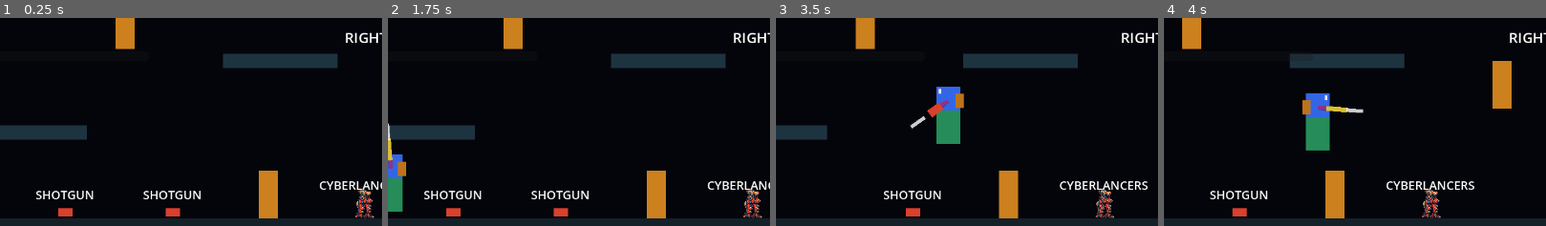
Above: before the commit, frames 1-4 (left to right).
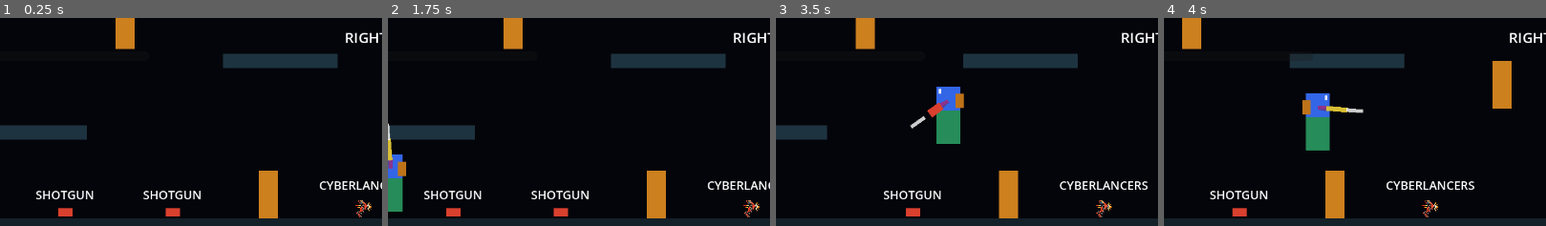
Above: after the commit, the same moments.

Repository: Blackpoint133/Project_PG
Game: Godot game, scene res://scenes/main.tscn
Same seed, same stepped clock (60 frames per second), same inputs: the game is played once before the commit and once after it.
Inputs (mouse positions are % of the whole screen's width and height, from its top left):
- Up to frame 1 (0.25 s): no input
- Up to frame 2 (1.75 s): tap Enter at 0.5 s; move the mouse to (72, 43) at 0.52 s; hold Ctrl (crouch) 0.53-1.28 s; hold D (move_right) from 0.53 s (still down); tap Space (jump) at 0.77, 1.52 s; move the mouse to (30, 54) at 1.27 s; click (30, 54) at 1.35 s
- Up to frame 3 (3.5 s): move the mouse to (60, 26) at 2.02 s; release D (move_right) at 2.03 s; hold Q (left_arm_ability) 2.03-2.78 s; tap F (interact) at 2.1 s; tap Space (jump) at 2.75, 3.02 s; move the mouse to (45, 69) at 2.77 s; hold D (move_right) from 2.78 s (still down); tap C (leg_ability) at 2.85 s
- Up to frame 4 (4 s): keep holding D (move_right); move the mouse to (80, 64) at 3.52 s; tap 1 (weapon_1) at 3.6 s; tap Space (jump) at 3.77 s
The pictures show only the part of the screen within x 30-80%, y 38-88%; the shares and areas given below are measured in that part.

The runs differ from the first frame. In frame 1, 0.4% of the frame differs, in the area x 93-98%, y 82-97%; in frame 2, 0.4%; in frame 3, 0.4%, in the area x 83-89%, y 82-97%; in frame 4, 0.4%.

Commit message:
feat: add Cyberlancers pickup and HUD icon

Diff:
--- a/Game/resources/equipment/knee_dash_legs.tres
+++ b/Game/resources/equipment/knee_dash_legs.tres
@@ -1,12 +1,14 @@
-[gd_resource type="Resource" script_class="LegDefinition" load_steps=4 format=3]
+[gd_resource type="Resource" script_class="LegDefinition" load_steps=5 format=3]
 
 [ext_resource type="Script" path="res://scripts/equipment/leg_definition.gd" id="1_definition"]
 [ext_resource type="PackedScene" path="res://scenes/player/modules/cyberlancers_legs.tscn" id="2_visual"]
 [ext_resource type="Resource" path="res://resources/equipment/knee_dash_ability.tres" id="3_ability"]
+[ext_resource type="Texture2D" path="res://assets/sprites/equipment/legs/cyberlancers/cyberlancers_knee_strike_icon_32x32.png" id="4_icon"]
 
 [resource]
 script = ExtResource("1_definition")
 equipment_id = "knee_dash_legs"
 display_name = "CYBERLANCERS"
 held_visual_scene = ExtResource("2_visual")
+icon_texture = ExtResource("4_icon")
 ability_definition = ExtResource("3_ability")
--- a/Game/scenes/equipment/world_leg_pickup.tscn
+++ b/Game/scenes/equipment/world_leg_pickup.tscn
@@ -16,6 +16,10 @@
 
 [node name="WorldVisualSlot" type="Node2D" parent="."]
 
+[node name="IconVisual" type="Sprite2D" parent="."]
+texture_filter = 1
+position = Vector2(0, -16)
+
 [node name="LegLabel" type="Label" parent="."]
 offset_left = -100.0
 offset_top = -70.0
--- a/Game/scenes/hud.tscn
+++ b/Game/scenes/hud.tscn
@@ -1,6 +1,18 @@
-[gd_scene load_steps=2 format=3]
+[gd_scene load_steps=3 format=3]
 
 [ext_resource type="Script" path="res://scripts/hud.gd" id="1_hud"]
+
+[sub_resource type="StyleBoxFlat" id="StyleBoxFlat_leg_icon_frame"]
+bg_color = Color(0.035, 0.027, 0.027, 0.96)
+border_width_left = 2
+border_width_top = 2
+border_width_right = 2
+border_width_bottom = 2
+border_color = Color(0.75, 0.22, 0.08, 1)
+corner_radius_top_left = 2
+corner_radius_top_right = 2
+corner_radius_bottom_right = 2
+corner_radius_bottom_left = 2
 
 [node name="HUD" type="CanvasLayer"]
 script = ExtResource("1_hud")
@@ -38,6 +50,23 @@
 theme_override_font_sizes/font_size = 24
 horizontal_alignment = 2
 text = "LEGS: STANDARD\nC: NONE"
+
+[node name="LegIconFrame" type="Panel" parent="."]
+visible = false
+offset_left = 680.0
+offset_top = 114.0
+offset_right = 736.0
+offset_bottom = 170.0
+theme_override_styles/panel = SubResource("StyleBoxFlat_leg_icon_frame")
+
+[node name="LegIcon" type="TextureRect" parent="LegIconFrame"]
+texture_filter = 1
+offset_left = 12.0
+offset_top = 12.0
+offset_right = 44.0
+offset_bottom = 44.0
+expand_mode = 1
+stretch_mode = 5
 
 [node name="LeftArmStatusLabel" type="Label" parent="."]
 offset_left = 680.0
--- a/Game/scripts/equipment/leg_definition.gd
+++ b/Game/scripts/equipment/leg_definition.gd
@@ -4,4 +4,5 @@
 @export var equipment_id: String = ""
 @export var display_name: String = "STANDARD"
 @export var held_visual_scene: PackedScene
+@export var icon_texture: Texture2D
 @export var ability_definition: LegAbilityDefinition
--- a/Game/scripts/equipment/world_leg_pickup.gd
+++ b/Game/scripts/equipment/world_leg_pickup.gd
@@ -9,6 +9,7 @@
 @export var leg_definition: LegDefinition
 
 @onready var world_visual_slot: Node2D = $WorldVisualSlot
+@onready var icon_visual: Sprite2D = $IconVisual
 @onready var leg_label: Label = $LegLabel
 
 var _interaction_cooldown: float = 0.0
@@ -41,9 +42,18 @@
 func _rebuild_world_visual() -> void:
 	for child: Node in world_visual_slot.get_children():
 		child.free()
-	if _leg_instance == null or _leg_instance.definition == null or _leg_instance.definition.held_visual_scene == null:
+	icon_visual.texture = null
+	icon_visual.visible = false
+	if _leg_instance == null or _leg_instance.definition == null:
 		return
-	var visual_node: Node = _leg_instance.definition.held_visual_scene.instantiate()
+	var definition: LegDefinition = _leg_instance.definition
+	if definition.icon_texture != null:
+		icon_visual.texture = definition.icon_texture
+		icon_visual.visible = true
+		return
+	if definition.held_visual_scene == null:
+		return
+	var visual_node: Node = definition.held_visual_scene.instantiate()
 	var visual_transform: Node2D = visual_node as Node2D
 	if visual_transform == null:
 		visual_node.free()
--- a/Game/scripts/hud.gd
+++ b/Game/scripts/hud.gd
@@ -5,6 +5,8 @@
 @onready var weapon_label: Label = $WeaponLabel
 @onready var weapon_slots_label: Label = $WeaponSlotsLabel
 @onready var leg_status_label: Label = $LegStatusLabel
+@onready var leg_icon_frame: Panel = $LegIconFrame
+@onready var leg_icon: TextureRect = $LegIconFrame/LegIcon
 @onready var left_arm_status_label: Label = $LeftArmStatusLabel
 @onready var shield_energy_bar: ProgressBar = $ShieldEnergyBar
 @onready var right_arm_status_label: Label = $RightArmStatusLabel
@@ -152,6 +154,15 @@
 	elif ability_definition != null:
 		ability_name = "%s %.1fs" % [ability_definition.display_name, _leg_cooldown_remaining] if _leg_cooldown_remaining > 0.0 else "%s READY" % ability_definition.display_name
 	leg_status_label.text = "LEGS: %s\nC: %s" % [leg_name, ability_name]
+	_render_leg_icon(definition)
+
+func _render_leg_icon(definition: LegDefinition) -> void:
+	if definition != null and definition.icon_texture != null:
+		leg_icon.texture = definition.icon_texture
+		leg_icon_frame.visible = true
+		return
+	leg_icon.texture = null
+	leg_icon_frame.visible = false
 
 func _render_left_arm_status() -> void:
 	var ability_name: String = "NONE"
